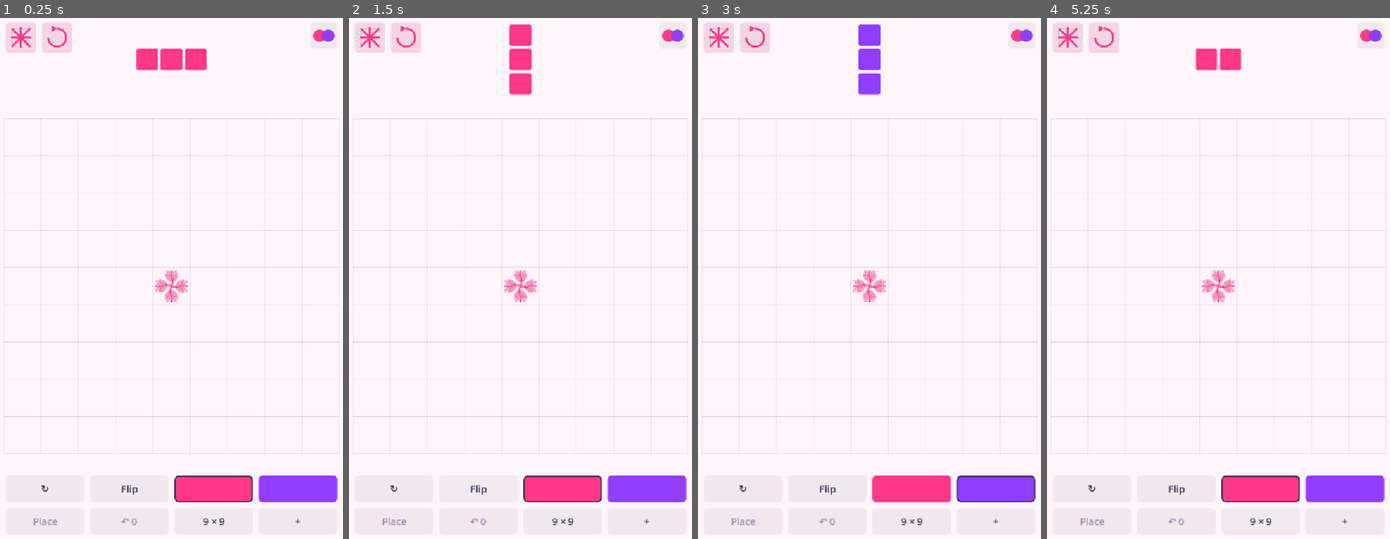
Above: before the commit, frames 1-4 (left to right).
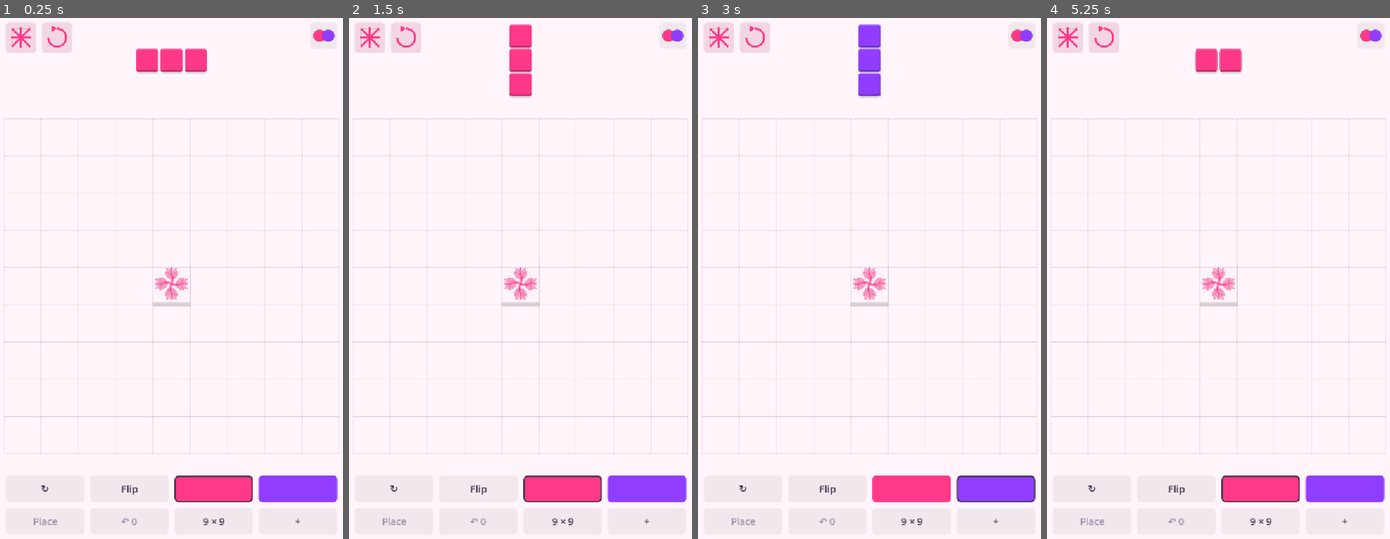
Above: after the commit, the same moments.

Repository: Shine-game/Tiles
Game: Godot game, scene res://main.tscn
Same seed, same stepped clock (60 frames per second), same inputs: the game is played once before the commit and once after it. Sound files missing from this copy of the repository are replaced by a short silence.
Inputs (mouse positions are in pixels of both pictures, inside the frame that each line leads up to):
- Up to frame 1 (0.25 s): no input
- Up to frame 2 (1.5 s): click "↻" at 0.5 s; click "Flip" at 1.25 s
- Up to frame 3 (3 s): click (910, 486) at 2.02 s; click (996, 486) at 2.77 s
- Up to frame 4 (5.25 s): click "+" at 3.5 s; click "9 × 9" at 4.25 s; click "11 × 11" at 5 s

The runs differ from the first frame. In frame 1, 0.6% of the frame differs, in the area x 39-61%, y 5-56%; in frame 2, 0.5%; in frame 3, 0.5%; in frame 4, 0.5%.

Commit message:
Add gentle growth sounds and shallow raised garden surfaces

Diff:
--- a/scripts/board_view.gd
+++ b/scripts/board_view.gd
@@ -2,8 +2,12 @@
 extends Control
 
 signal growth_finished
+signal growth_started
+signal growth_canceled
+signal flower_opened(corner: Vector2i, color: int)
 const Palette = preload("res://scripts/palette.gd")
 const Brush = preload("res://scripts/botanical_brush.gd")
+const Surface = preload("res://scripts/tile_surface.gd")
 const Growth = preload("res://scripts/growth.gd")
 var board: Array = []
 var pattern = Growth.new()
@@ -13,6 +17,7 @@
 var pitch := 1.0
 var direction_by_edge: Dictionary = {}
 var leaf_texture: Texture2D = Brush.leaf()
+var announced_flowers: Dictionary = {}
 
 func _ready() -> void:
 	mouse_filter = Control.MOUSE_FILTER_IGNORE
@@ -20,6 +25,8 @@
 	set_process(false)
 
 func show_settled(grid: Array, preserve_direction: bool = false) -> void:
+	growth_canceled.emit()
+	announced_flowers.clear()
 	board = grid
 	pattern.build(grid, grid)
 	_adopt_directions(preserve_direction)
@@ -37,14 +44,22 @@
 	pattern.build(before, after)
 	_adopt_directions(true)
 	clock = 0
+	announced_flowers.clear()
 	growing = pattern.duration > 0
 	set_process(growing)
+	if growing:
+		growth_started.emit()
 	queue_redraw()
 
 func advance_growth(delta: float) -> void:
 	if not growing:
 		return
 	clock = minf(pattern.duration, clock + maxf(0, delta))
+	for corner: Vector2i in pattern.flowers:
+		var flower: Dictionary = pattern.flowers[corner]
+		if not flower.old and not announced_flowers.has(corner) and clock >= flower.start + Growth.FLOWER_POP * 0.12:
+			announced_flowers[corner] = true
+			flower_opened.emit(corner, flower.color)
 	if clock >= pattern.duration:
 		growing = false
 		set_process(false)
@@ -61,8 +76,14 @@
 	field = Rect2((size - Vector2.ONE * side) / 2, Vector2.ONE * side)
 	pitch = (side - 16.0) / board.size()
 
+func surface_depth() -> float:
+	return Surface.depth(pitch)
+
+func _floor_point(position_in_grid: Vector2) -> Vector2:
+	return field.position + Vector2(8, 8) + position_in_grid * pitch
+
 func _point(position_in_grid: Vector2) -> Vector2:
-	return field.position + Vector2(8, 8) + position_in_grid * pitch
+	return _floor_point(position_in_grid) - Vector2(0, surface_depth())
 
 static func pop(progress: float) -> float:
 	var t: float = clampf(progress, 0, 1)
@@ -85,6 +106,7 @@
 	frame.bg_color = Palette.floor_color()
 	frame.set_corner_radius_all(10)
 	draw_style_box(frame, field)
+	_draw_raised_garden()
 	_draw_guides()
 	for cell: Vector2i in pattern.arrivals:
 		var scale: float = pop((clock - float(pattern.arrivals[cell])) / Growth.CENTER_POP)
@@ -102,6 +124,33 @@
 	for corner: Vector2i in pattern.flowers:
 		_draw_flower(corner, pattern.flowers[corner])
 
+func _draw_raised_garden() -> void:
+	var depth: float = surface_depth()
+	var top: Color = Palette.floor_color().lightened(0.035 if Palette.dark() else 0.018)
+	var side: Color = Palette.floor_color().darkened(0.28 if Palette.dark() else 0.14)
+	# Draw all shadows first so contiguous occupied cells form one terrace.
+	for cell: Vector2i in pattern.arrivals:
+		var base := Rect2(_floor_point(Vector2(cell)), Vector2.ONE * pitch)
+		if Growth.value(board, cell + Vector2i.DOWN) == 0:
+			for layer in range(3):
+				var shade := Rect2(base.position + Vector2(1, pitch + layer), Vector2(pitch, 2))
+				draw_rect(shade, Color(0, 0, 0, 0.045 * (3 - layer)))
+		if Growth.value(board, cell + Vector2i.RIGHT) == 0:
+			draw_rect(Rect2(base.position + Vector2(pitch, 1), Vector2(2, pitch)), Color(0, 0, 0, 0.065))
+	# No internal bevels between filled neighbors, regardless of their color.
+	for cell: Vector2i in pattern.arrivals:
+		var face := Rect2(_point(Vector2(cell)), Vector2.ONE * pitch)
+		draw_rect(face, top)
+		if Growth.value(board, cell + Vector2i.DOWN) == 0:
+			draw_rect(Rect2(face.position + Vector2(0, pitch), Vector2(pitch, depth)), side)
+			draw_line(face.position + Vector2(0, pitch), face.end, Color(side, 0.75), 0.8, true)
+		if Growth.value(board, cell + Vector2i.UP) == 0:
+			draw_line(face.position, face.position + Vector2(pitch, 0), Color(1, 1, 1, 0.24 if Palette.dark() else 0.65), 1, true)
+		if Growth.value(board, cell + Vector2i.LEFT) == 0:
+			draw_line(face.position, face.position + Vector2(0, pitch), Color(1, 1, 1, 0.18 if Palette.dark() else 0.40), 0.8, true)
+		if Growth.value(board, cell + Vector2i.RIGHT) == 0:
+			draw_line(face.position + Vector2(pitch, 0), face.end, Color(side, 0.55), 0.8, true)
+
 func _draw_guides() -> void:
 	var n: int = board.size()
 	var ink: Color = Palette.grid()
@@ -110,12 +159,14 @@
 		for x in range(n + 1):
 			var opacity: float = pattern.grid_visibility(Vector2i(x - 1, y), Vector2i(x, y), clock)
 			if opacity > 0.001:
-				draw_line(_point(Vector2(x, y)), _point(Vector2(x, y + 1)), Color(ink, opacity * 0.24), width, true)
+				var lift := Vector2(0, -surface_depth()) if Growth.value(board, Vector2i(x - 1, y)) != 0 and Growth.value(board, Vector2i(x, y)) != 0 else Vector2.ZERO
+				draw_line(_floor_point(Vector2(x, y)) + lift, _floor_point(Vector2(x, y + 1)) + lift, Color(ink, opacity * 0.24), width, true)
 	for y in range(n + 1):
 		for x in range(n):
 			var opacity: float = pattern.grid_visibility(Vector2i(x, y - 1), Vector2i(x, y), clock)
 			if opacity > 0.001:
-				draw_line(_point(Vector2(x, y)), _point(Vector2(x + 1, y)), Color(ink, opacity * 0.24), width, true)
+				var lift := Vector2(0, -surface_depth()) if Growth.value(board, Vector2i(x, y - 1)) != 0 and Growth.value(board, Vector2i(x, y)) != 0 else Vector2.ZERO
+				draw_line(_floor_point(Vector2(x, y)) + lift, _floor_point(Vector2(x + 1, y)) + lift, Color(ink, opacity * 0.24), width, true)
 
 func _port_tangent(cell: Vector2i, neighbor: Vector2i) -> Vector2:
 	var direction := Vector2(neighbor - cell)
--- a/scripts/floating_piece.gd
+++ b/scripts/floating_piece.gd
@@ -1,5 +1,6 @@
 extends Control
 
+const Surface = preload("res://scripts/tile_surface.gd")
 const Palette = preload("res://scripts/palette.gd")
 var cells: Array = []
 var origin := Vector2.ZERO
@@ -12,15 +13,13 @@
 	z_index = 30
 
 func cell_at(point: Vector2) -> Vector2i:
-	var cell := Vector2i(floori((point.x - origin.x) / pitch), floori((point.y - origin.y) / pitch))
+	var face_origin: Vector2 = origin - Vector2(0, Surface.depth(pitch))
+	var cell := Vector2i(floori((point.x - face_origin.x) / pitch), floori((point.y - face_origin.y) / pitch))
 	return cell if cells.has(cell) else Vector2i(-1, -1)
 
 func _draw() -> void:
 	for cell: Vector2i in cells:
-		var rect := Rect2(origin + Vector2(cell) * pitch, Vector2.ONE * (pitch - 4))
-		var style := StyleBoxFlat.new()
-		style.bg_color = Palette.tile(color) if valid else Palette.INVALID
-		style.set_corner_radius_all(4)
-		style.set_border_width_all(2)
-		style.border_color = Palette.tile(color).darkened(0.3) if valid else Palette.INVALID_BORDER
-		draw_style_box(style, rect)
+		var face := Rect2(origin + Vector2(cell) * pitch - Vector2(0, Surface.depth(pitch)), Vector2.ONE * (pitch - 4))
+		var ink: Color = Palette.tile(color) if valid else Palette.INVALID
+		Surface.draw(self, face, ink, Surface.depth(pitch))
+		draw_rect(face.grow(-1), Palette.tile(color).darkened(0.3) if valid else Palette.INVALID_BORDER, false, 1.2)
--- /dev/null
+++ b/scripts/growth_audio.gd
@@ -0,0 +1,85 @@
+class_name GrowthAudio
+extends Node
+
+const FOLIAGE = preload("res://assets/audio/foliage.wav")
+const BELL = preload("res://assets/audio/flower_bell.wav")
+# C, D, E, G, A: overlapping blossoms remain in one gentle pentatonic palette.
+const PITCHES := [1.0, 1.122462, 1.259921, 1.498307, 1.681793]
+const WHISPER_DB := -18.0
+const BELL_DB := -14.0
+var whisper: AudioStreamPlayer
+var bells: Array = []
+var last_note: Array = [-100.0, -100.0, -100.0, -100.0, -100.0]
+var fade: Tween
+var elapsed := 0.0
+var active := false
+var note_count := 0
+
+func _ready() -> void:
+	whisper = AudioStreamPlayer.new()
+	var stream: AudioStreamWAV = FOLIAGE.duplicate()
+	stream.loop_mode = AudioStreamWAV.LOOP_FORWARD
+	stream.loop_begin = 0
+	stream.loop_end = roundi(stream.get_length() * stream.mix_rate)
+	whisper.stream = stream
+	whisper.volume_db = WHISPER_DB
+	add_child(whisper)
+	for ratio: float in PITCHES:
+		var player := AudioStreamPlayer.new()
+		player.stream = BELL
+		player.pitch_scale = ratio
+		player.volume_db = BELL_DB
+		player.max_polyphony = 2
+		add_child(player)
+		bells.append(player)
+	set_process(false)
+
+func begin() -> void:
+	if fade != null:
+		fade.kill()
+	active = true
+	elapsed = 0
+	last_note.fill(-100.0)
+	note_count = 0
+	whisper.volume_db = -50
+	if not whisper.playing:
+		whisper.play()
+	fade = create_tween()
+	fade.tween_property(whisper, "volume_db", WHISPER_DB, 0.06)
+	set_process(true)
+
+func bloom(corner: Vector2i, _color: int) -> void:
+	if not active:
+		return
+	var slot: int = posmod(corner.x + corner.y * 3, PITCHES.size())
+	if elapsed - float(last_note[slot]) < 0.085:
+		return
+	last_note[slot] = elapsed
+	bells[slot].play()
+	note_count += 1
+
+func _process(delta: float) -> void:
+	elapsed += delta
+
+func finish() -> void:
+	active = false
+	set_process(false)
+	if fade != null:
+		fade.kill()
+	fade = create_tween()
+	fade.tween_property(whisper, "volume_db", -50.0, 0.12)
+	fade.tween_callback(whisper.stop)
+	# Bell tails may decay naturally; they never keep Place locked.
+
+func cancel() -> void:
+	active = false
+	set_process(false)
+	if fade != null:
+		fade.kill()
+	if whisper != null:
+		whisper.stop()
+	for player: AudioStreamPlayer in bells:
+		player.stop()
+
+func _exit_tree() -> void:
+	cancel()
--- a/scripts/main.gd
+++ b/scripts/main.gd
@@ -6,6 +6,7 @@
 const BoardView = preload("res://scripts/board_view.gd")
 const PieceView = preload("res://scripts/piece_view.gd")
 const FloatingPiece = preload("res://scripts/floating_piece.gd")
+const GrowthSounds = preload("res://scripts/growth_audio.gd")
 const PaletteChoice = preload("res://scripts/palette_choice.gd")
 const SymmetryIcon = preload("res://scripts/symmetry_icon.gd")
 var game = Game.new()
@@ -18,6 +19,7 @@
 var selected := Vector2i(-1, -1)
 var floating_piece: Control
 var board_view: Control
+var sounds: GrowthAudio
 var piece_view: Control
 var undo_button: Button
 var place_button: Button
@@ -78,6 +80,12 @@
 	board_view = BoardView.new()
 	add_child(board_view)
 	board_view.growth_finished.connect(_preview)
+	sounds = GrowthSounds.new()
+	add_child(sounds)
+	board_view.growth_started.connect(sounds.begin)
+	board_view.flower_opened.connect(sounds.bloom)
+	board_view.growth_finished.connect(sounds.finish)
+	board_view.growth_canceled.connect(sounds.cancel)
 	rotate_button = _button("↻", _rotate)
 	flip_button = _button("Flip", _flip)
 	blue_button = _button("", func(): _choose_color(Rules.BLUE))
@@ -240,6 +248,7 @@
 func _drag_to(point: Vector2) -> void:
 	last_pointer = point
 	var local: Vector2 = board_view.get_global_transform_with_canvas().affine_inverse() * point
+	local += Vector2(0, board_view.surface_depth())
 	var relative: Vector2 = (local - board_view.field.position - Vector2(8, 8)) / board_view.pitch
 	selected = Vector2i(floori(relative.x), floori(relative.y)) - grabbed_cell
 	has_hover = true
--- a/scripts/piece_view.gd
+++ b/scripts/piece_view.gd
@@ -1,5 +1,6 @@
 extends Control
 
+const Surface = preload("res://scripts/tile_surface.gd")
 const Palette = preload("res://scripts/palette.gd")
 var cells: Array = []
 var color := 1
@@ -34,7 +35,5 @@
 		return
 	var layout: Dictionary = geometry()
 	for cell: Vector2i in cells:
-		var style := StyleBoxFlat.new()
-		style.bg_color = Palette.tile(color)
-		style.set_corner_radius_all(4)
-		draw_style_box(style, Rect2(layout.origin + Vector2(cell) * layout.unit, Vector2.ONE * (layout.unit - 4 * layout.scale)))
+		var face := Rect2(layout.origin + Vector2(cell) * layout.unit, Vector2.ONE * (layout.unit - 4 * layout.scale))
+		Surface.draw(self, face, Palette.tile(color), Surface.depth(layout.unit))
--- /dev/null
+++ b/scripts/tile_surface.gd
@@ -0,0 +1,26 @@
+class_name TileSurface
+extends RefCounted
+
+static func depth(unit: float) -> float:
+	return clampf(unit * 0.065, 1.5, 5.0)
+
+# A shallow colored slab for the incoming/hovering piece. Its logical face
+# keeps the original footprint; thickness and shadow never change placement.
+static func draw(canvas: CanvasItem, face: Rect2, color: Color, thickness: float) -> void:
+	var shadow := StyleBoxFlat.new()
+	shadow.bg_color = Color(0, 0, 0, 0.10)
+	shadow.set_corner_radius_all(5)
+	shadow.shadow_color = Color(0, 0, 0, 0.13)
+	shadow.shadow_size = roundi(thickness)
+	shadow.shadow_offset = Vector2(thickness * 0.25, thickness * 0.7)
+	canvas.draw_style_box(shadow, Rect2(face.position + Vector2(0, thickness), face.size))
+	var side := StyleBoxFlat.new()
+	side.bg_color = color.darkened(0.25)
+	side.set_corner_radius_all(4)
+	canvas.draw_style_box(side, Rect2(face.position + Vector2(0, thickness), face.size))
+	var top := StyleBoxFlat.new()
+	top.bg_color = color
+	top.set_corner_radius_all(4)
+	canvas.draw_style_box(top, face)
+	var highlight := Rect2(face.position + Vector2(2, 1), Vector2(maxf(0, face.size.x - 4), 0))
+	canvas.draw_line(highlight.position, highlight.end, Color(1, 1, 1, 0.30), 1, true)
--- a/tests/render_growth.gd
+++ b/tests/render_growth.gd
@@ -1,6 +1,7 @@
 # Optional visual review tool. Run on a graphical display; output is ignored by Git.
 extends SceneTree
 
+const Growth = preload("res://scripts/growth.gd")
 const Palette = preload("res://scripts/palette.gd")
 const Rules = preload("res://scripts/rules.gd")
 
@@ -30,14 +31,14 @@
 		scene.requested_size = 11
 		scene._reset()
 		before = _dense_board()
-		for x in range(4, 7):
-			before[2][x] = 0
+		for cell: Vector2i in [Vector2i(4, 0), Vector2i(5, 0), Vector2i(4, 1), Vector2i(5, 1)]:
+			before[cell.y][cell.x] = 0
 	scene.game.board = before
-	scene.game.queue[scene.game.index] = "I3"
-	scene.game.current_color = Rules.BLUE
+	scene.game.queue[scene.game.index] = "O" if dense else "I3"
+	scene.game.current_color = Rules.CORAL if dense else Rules.BLUE
 	scene.game._refresh_over()
-	scene.cells = Rules.PIECES.I3.cells
-	scene.selected = Vector2i(4, 2) if dense else Vector2i(3, 3)
+	scene.cells = Rules.PIECES.O.cells if dense else Rules.PIECES.I3.cells
+	scene.selected = Vector2i(4, 0) if dense else Vector2i(3, 3)
 	scene.has_hover = true
 	scene._refresh()
 	var prefix: String = "dense-growth" if dense else "growth"
@@ -45,10 +46,11 @@
 		prefix += "-palette-%d" % explicit_palette
 	DirAccess.make_dir_recursive_absolute("res://build/" + prefix + "-frames")
 	FileAccess.open("res://build/.gdignore", FileAccess.WRITE).close()
-	for i in range(48):
+	for i in range(90):
 		if i == 6:
 			scene._place()
 			scene.board_view.set_process(false)
+			_write_audio_events(scene, prefix)
 		await process_frame
 		await RenderingServer.frame_post_draw
 		root.get_texture().get_image().save_png("res://build/%s-frames/%03d.png" % [prefix, i])
@@ -60,8 +62,9 @@
 	await RenderingServer.frame_post_draw
 	root.get_texture().get_image().save_png("res://build/" + prefix + "-palettes.png")
 	scene.palette_menu.hide()
-	print("Captured 48 frames; Place triggered the new growth. Resolved: ", not scene.board_view.growing)
+	print("Captured 90 frames; Place triggered the new growth. Resolved: ", not scene.board_view.growing)
 	scene.queue_free()
+	await create_timer(0.12).timeout
 	await process_frame
 	quit()
 
@@ -103,3 +106,15 @@
 	grid[5][0] = Rules.BLUE
 	grid[5][10] = Rules.BLUE
 	return grid
+
+func _write_audio_events(scene, prefix: String) -> void:
+	var bells: Array = []
+	for corner: Vector2i in scene.board_view.pattern.flowers:
+		var flower: Dictionary = scene.board_view.pattern.flowers[corner]
+		if not flower.old:
+			var slot: int = posmod(corner.x + corner.y * 3, scene.sounds.PITCHES.size())
+			bells.append({"time": 0.2 + flower.start + Growth.FLOWER_POP * 0.12, "pitch": scene.sounds.PITCHES[slot]})
+	var data := {"duration": 3.0, "whisper_start": 0.2, "whisper_stop": 0.2 + scene.board_view.pattern.duration, "whisper_db": scene.sounds.WHISPER_DB, "bell_db": scene.sounds.BELL_DB, "bells": bells}
+	var file := FileAccess.open("res://build/" + prefix + "-audio-events.json", FileAccess.WRITE)
+	file.store_string(JSON.stringify(data))
+	file.close()
--- /dev/null
+++ b/tests/test_sound_and_depth.gd
@@ -0,0 +1,94 @@
+extends SceneTree
+
+const Rules = preload("res://scripts/rules.gd")
+const Growth = preload("res://scripts/growth.gd")
+const Surface = preload("res://scripts/tile_surface.gd")
+const Floating = preload("res://scripts/floating_piece.gd")
+var checks := 0
+var failures := 0
+
+func check(condition: bool, description: String) -> void:
+	checks += 1
+	if not condition:
+		failures += 1
+		push_error("FAIL: " + description)
+
+func _initialize() -> void:
+	_run.call_deferred()
+
+func _run() -> void:
+	var scene = load("res://main.tscn").instantiate()
+	root.add_child(scene)
+	for i in range(4):
+		await process_frame
+	check(not scene.sounds.active and not scene.sounds.whisper.playing, "idle garden is silent")
+	check(scene.sounds.bells.size() == 5, "flower bells use five harmonious pitches")
+	check(scene.sounds.whisper.stream.get_length() > 1, "foliage audio is loaded")
+	check(scene.sounds.bells[0].stream.get_length() > 1, "bell audio is loaded")
+	var before: Array = Rules.empty_board(9)
+	for cell: Vector2i in [Vector2i(1, 1), Vector2i(2, 1), Vector2i(1, 2)]:
+		before[cell.y][cell.x] = Rules.BLUE
+	var after: Array = before.duplicate(true)
+	after[2][2] = Rules.BLUE
+	scene.board_view.animate_growth(before, after)
+	scene.board_view.set_process(false)
+	check(scene.sounds.active and scene.sounds.whisper.playing, "growth starts the foliage whisper")
+	check(scene.sounds.note_count == 0, "no bell before a flower opens")
+	var flower: Dictionary = scene.board_view.pattern.flowers[Vector2i(2, 2)]
+	var event_time: float = flower.start + Growth.FLOWER_POP * 0.12
+	scene.board_view.advance_growth(event_time - 0.001)
+	check(scene.sounds.note_count == 0, "bell waits for visible petal opening")
+	scene.board_view.advance_growth(0.002)
+	check(scene.sounds.note_count == 1, "new flower sounds once at opening")
+	scene.board_view.advance_growth(0.01)
+	check(scene.sounds.note_count == 1, "subsequent frames do not repeat the bell")
+	scene.board_view.advance_growth(100)
+	check(not scene.sounds.active, "resolved growth ends the whisper")
+	# Beginning another move must cancel the old fade-out callback.
+	scene.board_view.animate_growth(before, after)
+	scene.board_view.set_process(false)
+	await create_timer(0.16).timeout
+	check(scene.sounds.active and scene.sounds.whisper.playing, "a previous fade cannot stop the next growth sound")
+	scene.board_view.show_settled(before)
+	check(not scene.sounds.active and not scene.sounds.whisper.playing, "Back or reset cancels foliage sound")
+	for bell: AudioStreamPlayer in scene.sounds.bells:
+		check(not bell.playing, "Back or reset cancels bell tails")
+	# Restoring established flowers produces no sound events.
+	scene.board_view.show_settled(after)
+	scene.board_view.advance_growth(100)
+	check(not scene.sounds.active, "restored flowers remain silent")
+	var cell := Vector2(1.5, 1.5)
+	scene.board_view.update_geometry()
+	var ground: Vector2 = scene.board_view._floor_point(cell)
+	var garden: Vector2 = scene.board_view._point(cell)
+	check(garden.y < ground.y and is_equal_approx(garden.x, ground.x), "garden artwork sits above the unfilled floor")
+	check(is_equal_approx(ground.y - garden.y, scene.board_view.surface_depth()), "art and terrace use the same depth")
+	scene.grabbed_cell = Vector2i.ZERO
+	scene._drag_to(scene.board_view.get_global_transform_with_canvas() * ground)
+	check(scene.selected == Vector2i(1, 1), "height does not change logical placement coordinates")
+	for unit: float in [20, 45, 70, 120]:
+		check(Surface.depth(unit) > 0 and Surface.depth(unit) < unit * 0.15, "tile thickness stays subtle at different sizes")
+	var floating = Floating.new()
+	floating.cells = Rules.PIECES.O.cells
+	floating.origin = Vector2(100, 100)
+	floating.pitch = 50
+	var top: Vector2 = floating.origin - Vector2(0, Surface.depth(50))
+	check(floating.cell_at(top + Vector2(4, 1)) == Vector2i.ZERO, "raised top edge remains a draggable part of the tile")
+	check(floating.cell_at(top + Vector2(54, 51)) == Vector2i(1, 1), "raised non-anchor square keeps its grab offset")
+	floating.free()
+	scene.game.queue[scene.game.index] = "Dot"
+	scene.cells = Rules.PIECES.Dot.cells
+	scene.selected = Vector2i(2, 2)
+	scene.has_hover = true
+	scene._refresh()
+	var rim: Vector2 = scene.board_view._floor_point(Vector2(2, 2)) + Vector2(scene.board_view.pitch / 2, 1 - scene.board_view.surface_depth())
+	rim = scene.board_view.get_global_transform_with_canvas() * rim
+	check(scene._start_drag(rim, 0), "raised top rim starts a normal drag")
+	check(scene.selected == Vector2i(2, 2), "grabbing a raised top rim does not jump up a grid row")
+	scene._clear_selection()
+	scene.sounds.cancel()
+	scene.queue_free()
+	await create_timer(0.12).timeout
+	await process_frame
+	print("Sound/depth: %d checks, %d failures" % [checks, failures])
+	quit(1 if failures else 0)
Not shown, added: assets/audio/flower_bell.wav.import
Not shown, added: assets/audio/foliage.wav.import
Not shown, changed: export_presets.cfg
Not shown, added: scripts/growth_audio.gd.uid
Not shown, added: scripts/tile_surface.gd.uid
Not shown, added: tests/test_sound_and_depth.gd.uid
Not shown, added: assets/audio/flower_bell.wav
Not shown, added: assets/audio/foliage.wav
